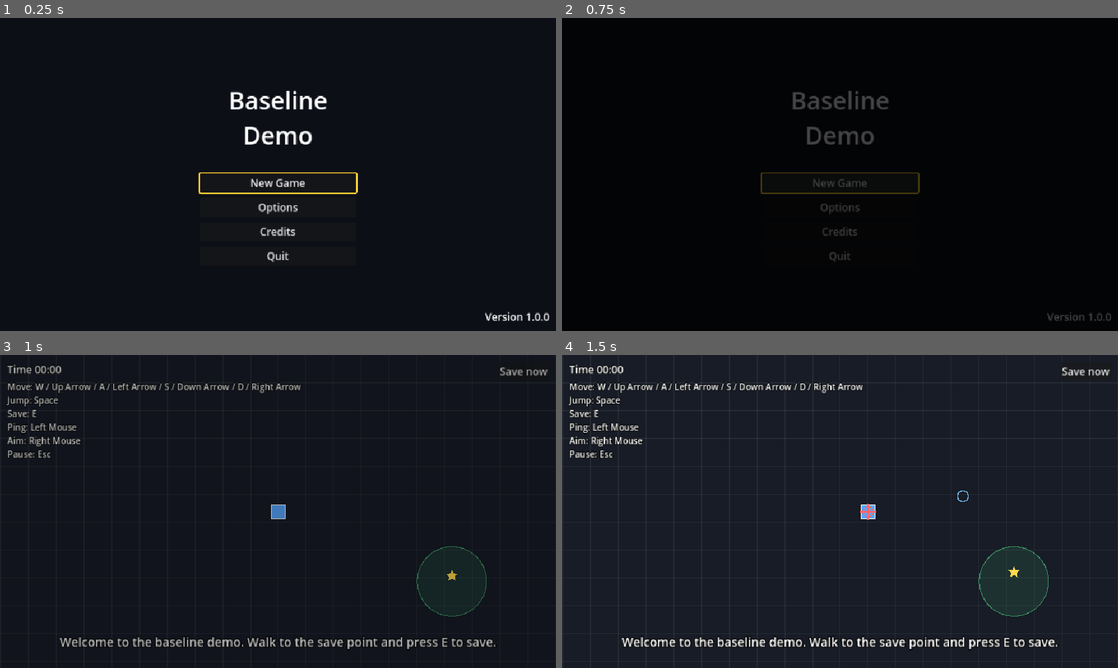
Above: before the commit, frames 1-4 (two rows, left to right).
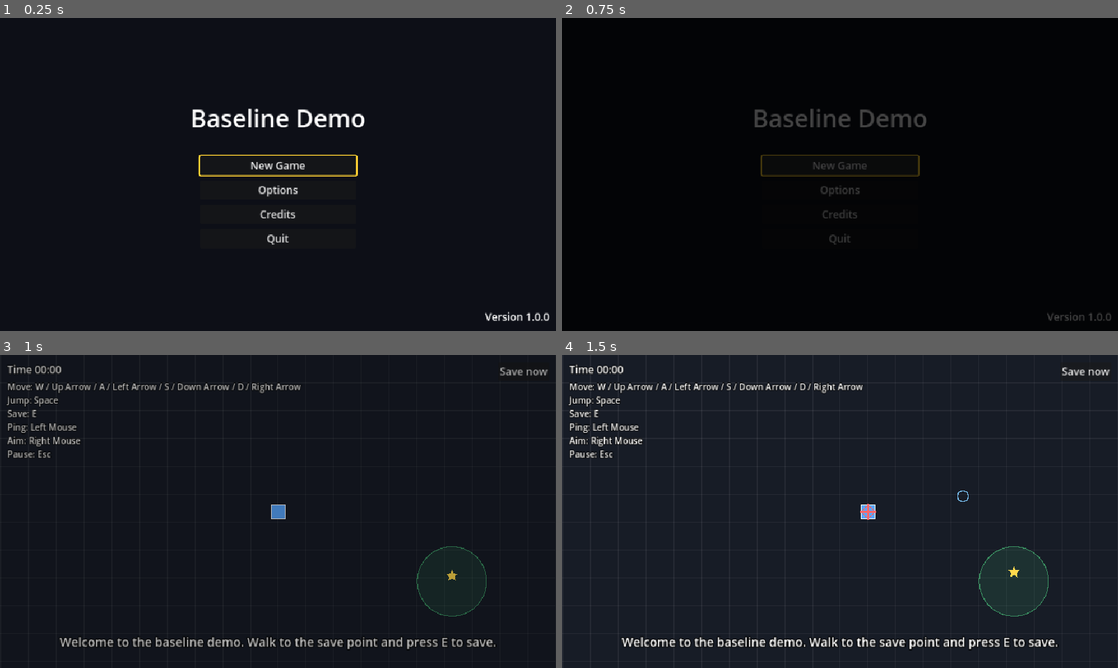
Above: after the commit, the same moments.

Repository: dominicbytes/game-baseline-skill
Game: Godot game, scene res://baseline/ui/title_screen.tscn
Two runs of this game, one before a commit and one after it. Both use one fixed random seed, a clock stepped at 60 frames per second and the inputs below.
Inputs (mouse positions are in pixels of both pictures, inside the frame that each line leads up to):
- Up to frame 1 (0.25 s): no input
- Up to frame 2 (0.75 s): click "New Game" at 0.5 s
- Up to frame 3 (1 s): no input
- Up to frame 4 (1.5 s): tap E (interact) at 1.25 s; move the mouse to (962, 495) at 1.27 s; hold D (move_right) from 1.28 s (still down); hold Right mouse button (aim) from 1.28 s (still down); click (962, 495) at 1.42 s

The runs differ from the first frame. In frame 1, 3.4% of the frame differs, in the area x 34-66%, y 23-79%; in frame 2, 2.3%; in frame 3, nothing differs; in frame 4, nothing differs.

Commit message:
Keep the game title on one line and size confirm buttons

Diff:
--- a/skills/game-baseline/templates/redot/baseline/ui/confirm_dialog.gd
+++ b/skills/game-baseline/templates/redot/baseline/ui/confirm_dialog.gd
@@ -37,8 +37,10 @@
 	row.add_theme_constant_override("separation", 16)
 	box.add_child(row)
 	_cancel = make_button(_cancel_text, _answer.bind(false))
-	row.add_child(_cancel)
-	row.add_child(make_button(_confirm_text, _answer.bind(true)))
+	var confirm := make_button(_confirm_text, _answer.bind(true))
+	for button: Button in [_cancel, confirm]:
+		button.custom_minimum_size = Vector2(200.0, 48.0)
+		row.add_child(button)
 
 
 ## Cancel, so a stray Enter never confirms.
--- a/skills/game-baseline/templates/redot/baseline/ui/title_screen.gd
+++ b/skills/game-baseline/templates/redot/baseline/ui/title_screen.gd
@@ -18,20 +18,26 @@
 	center.set_anchors_preset(Control.PRESET_FULL_RECT)
 	center.mouse_filter = Control.MOUSE_FILTER_IGNORE
 	add_child(center)
-	var box := VBoxContainer.new()
-	box.custom_minimum_size.x = 360.0
-	box.add_theme_constant_override("separation", 12)
-	center.add_child(box)
+	var outer := VBoxContainer.new()
+	outer.add_theme_constant_override("separation", 12)
+	center.add_child(outer)
 
 	var heading := Label.new()
 	heading.text = BaselineFlow.config.game_title
 	heading.horizontal_alignment = HORIZONTAL_ALIGNMENT_CENTER
 	heading.autowrap_mode = TextServer.AUTOWRAP_WORD_SMART
 	heading.add_theme_font_size_override("font_size", 56)
-	box.add_child(heading)
+	# Wide enough for most titles on one line; longer titles still wrap.
+	heading.custom_minimum_size.x = 1000.0
+	outer.add_child(heading)
 	var gap := Control.new()
 	gap.custom_minimum_size.y = 24.0
-	box.add_child(gap)
+	outer.add_child(gap)
+	var box := VBoxContainer.new()
+	box.custom_minimum_size.x = 360.0
+	box.size_flags_horizontal = Control.SIZE_SHRINK_CENTER
+	box.add_theme_constant_override("separation", 12)
+	outer.add_child(box)
 
 	if BaselineSave.has_save():
 		_first_button = _add_button(box, "Continue", BaselineFlow.continue_game)
